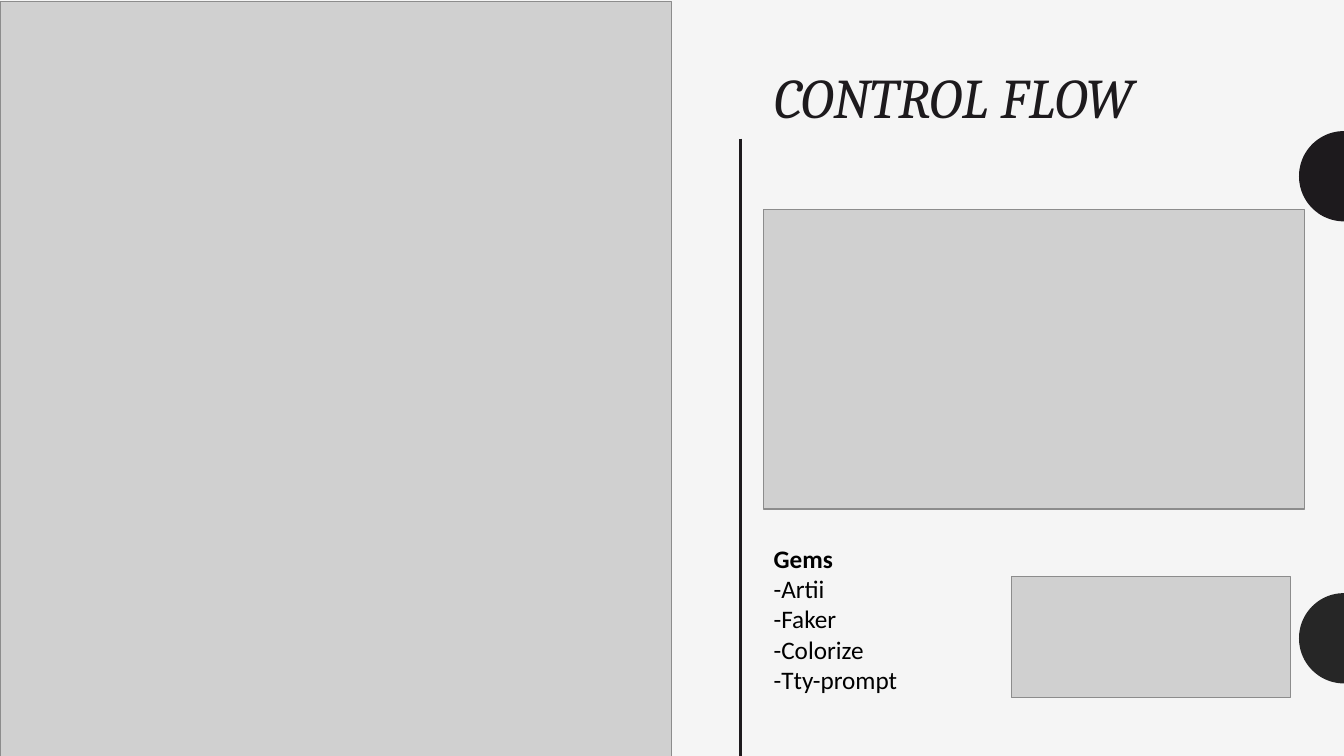
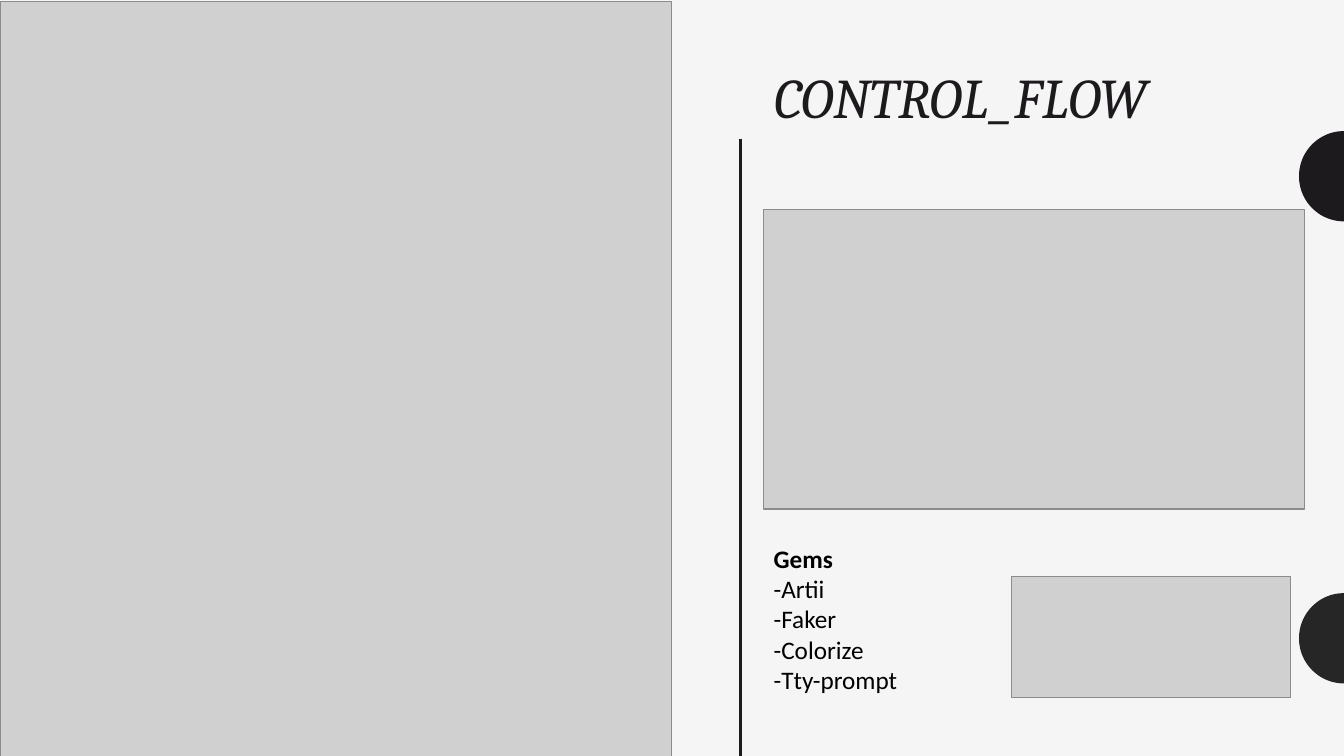
Before and after one commit to czara804/Terminal-Assessment, a slide deck: slide 3 of CYOA_nimbifer.pptx. Drawn at 1344x756 pixels with LibreOffice and Linux fonts; fonts in the diff are those of the drawing; grey boxes stand for pictures. Boxes give left, top, right and bottom in pixels: in the first picture for what was removed or moved away, otherwise in the second. Text is boxed around its words. In the diff, an @@ line names an element or a change of style, - is before the commit and + after.

```diff
--- a/CYOA_nimbifer.pptx
+++ b/CYOA_nimbifer.pptx
@@ title at (774,80,1147,125): text changed @@
-CONTROL FLOW
+CONTROL_FLOW
```
Also in this commit, not shown: 1 other slide changed, 4 other files.
